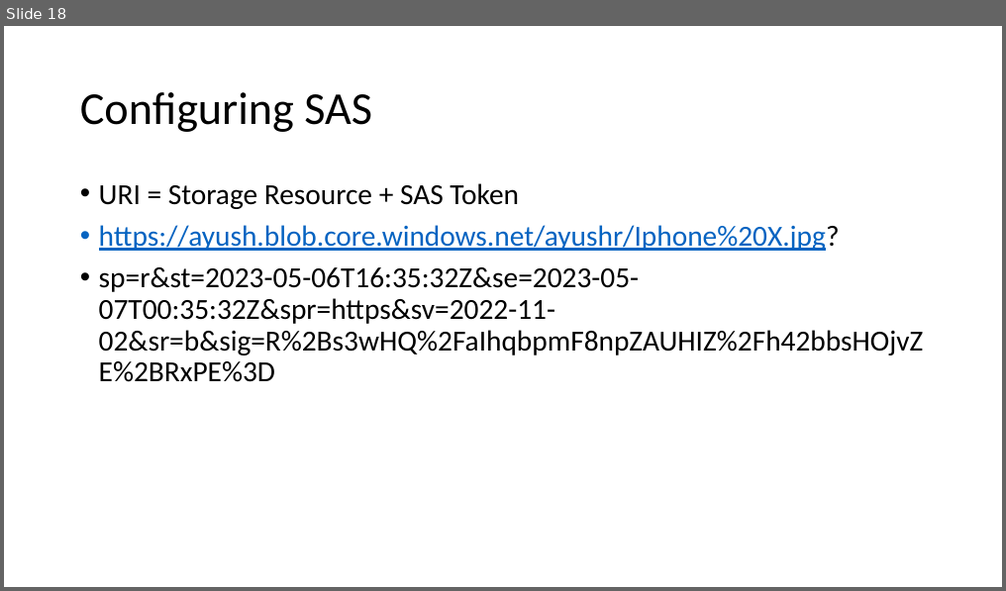
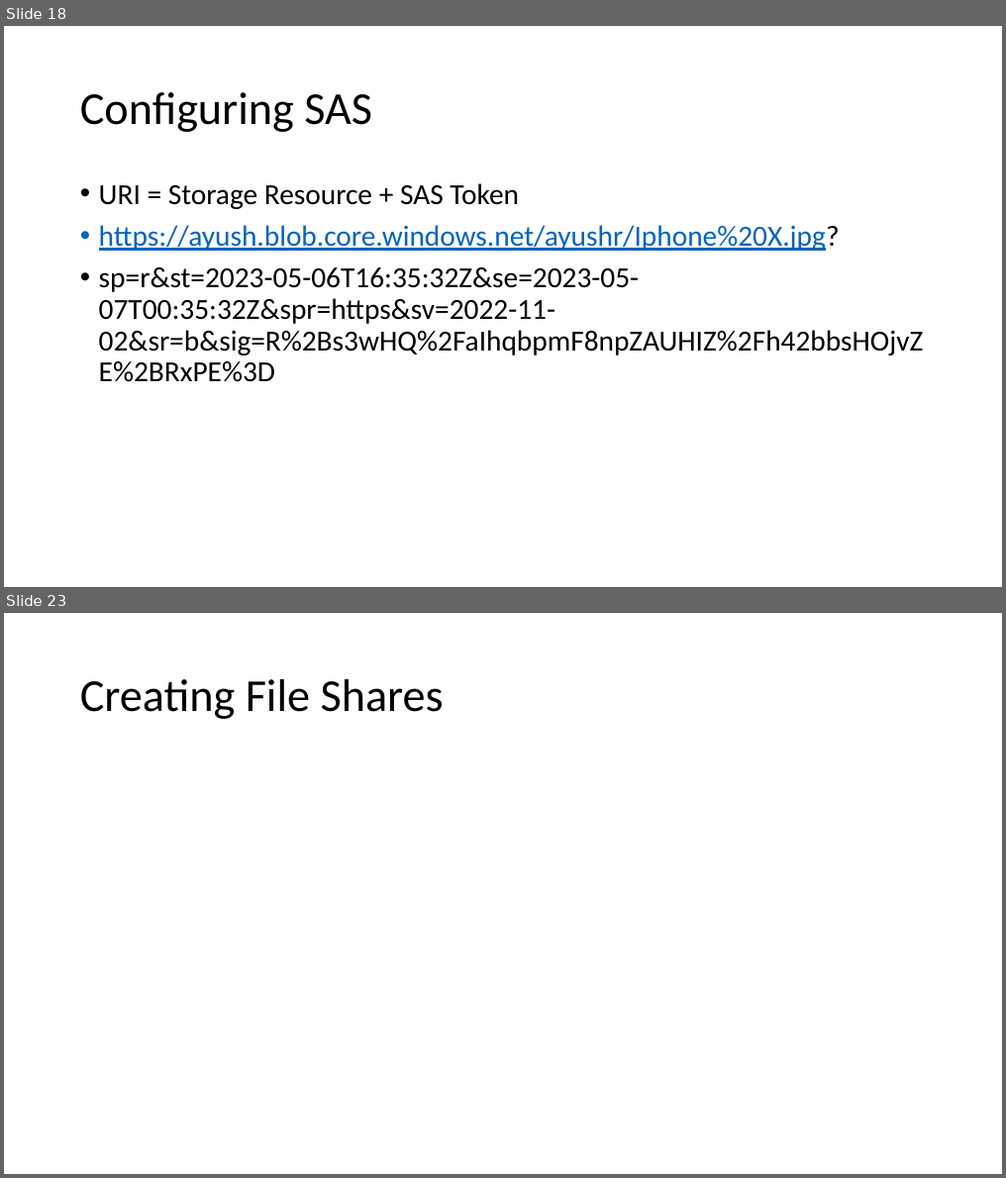
Before and after one commit to ayushrathi15/05May-AZ104, a slide deck: Azure Storage.pptx. Shown one above the other, each under a label of ours: slide 18 before the commit, slides 18 and 23 after it; the slides between them are not shown. The pictures are 1006x591 and 1006x1178 pixels, drawn with LibreOffice and Linux fonts; fonts in the diff are those of the drawing. Boxes give left, top, right and bottom in pixels: in the first picture for what was removed or moved away, otherwise in the second. Text is boxed around its words. In the diff, an @@ line names an element or a change of style, - is before the commit and + after.

```diff
--- a/Azure Storage.pptx
+++ b/Azure Storage.pptx
@@ slide 23 added at (4, 613, 1002, 1174), background #FFFFFF @@
@@ title added at (80, 679, 444, 719), 44 pt, text #000000 @@
+Creating File Shares
```
Also in this commit, not shown: 6 other slides added.
